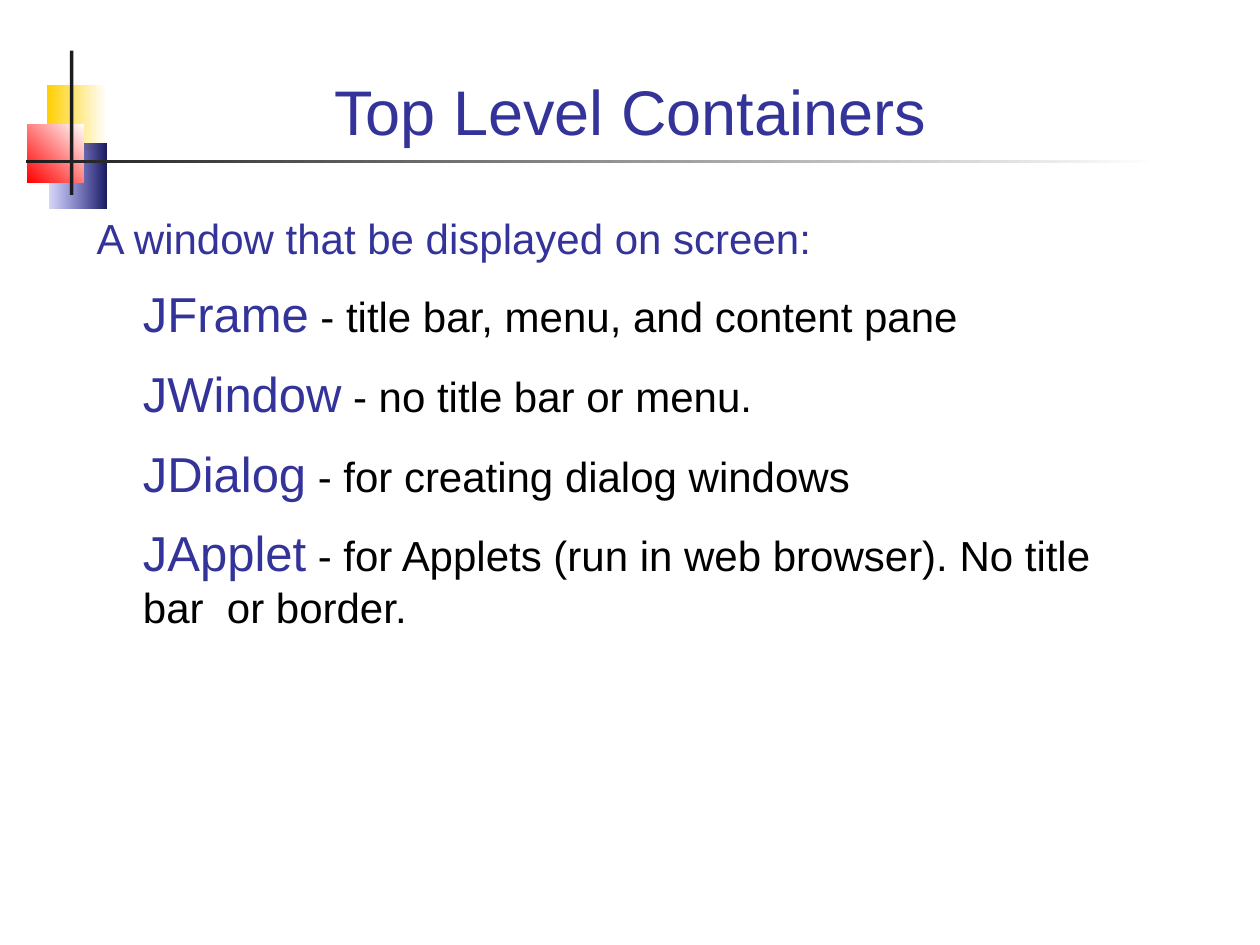
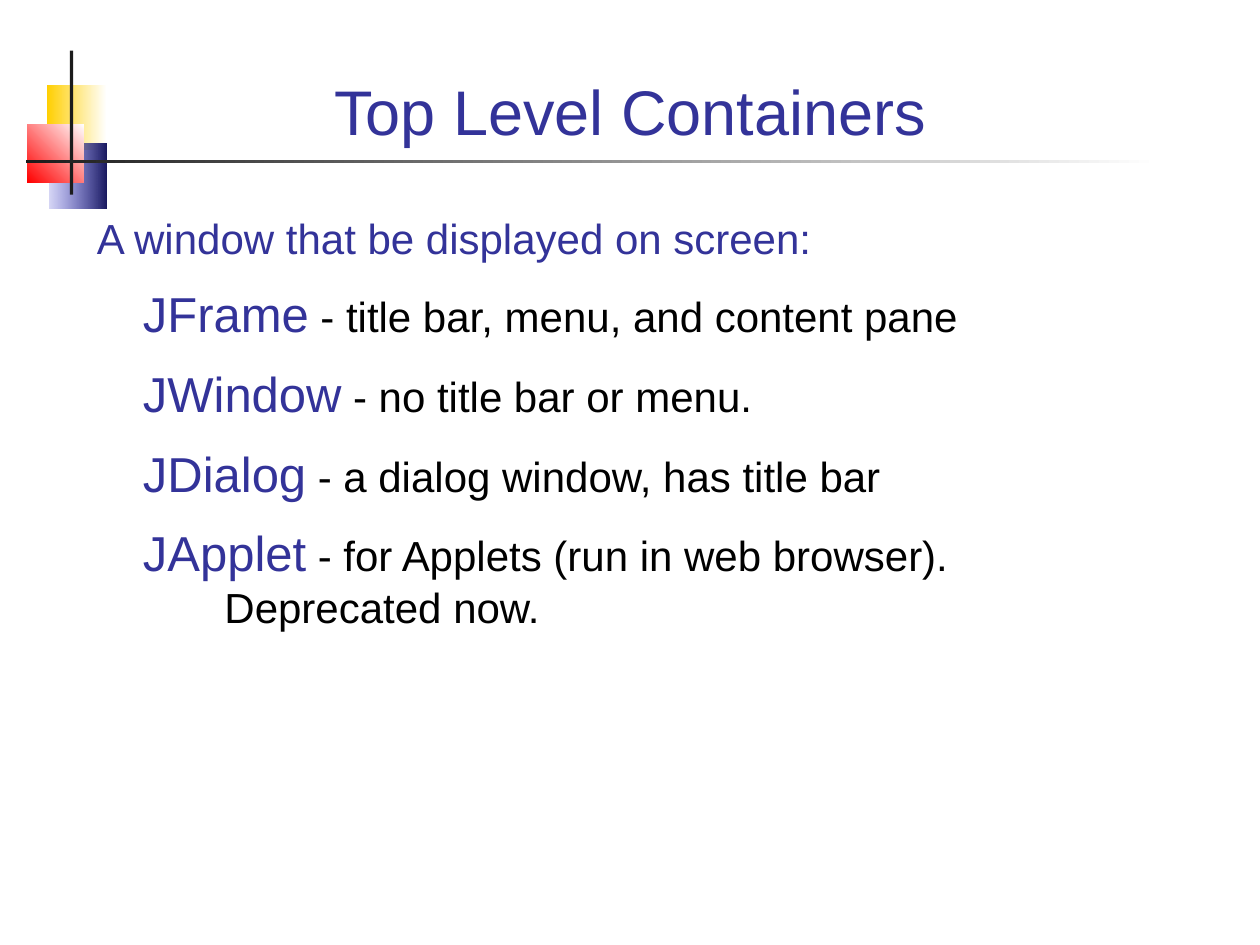
Before and after one commit to skeoop/skeoop.github.io, a slide deck: slide 15 of week6/Graphics-1.ppt. Drawn at 1260x945 pixels with LibreOffice and Linux fonts; fonts in the diff are those of the drawing. Boxes give left, top, right and bottom in pixels: in the first picture for what was removed or moved away, otherwise in the second. Text is boxed around its words. In the diff, an @@ line names an element or a change of style, - is before the commit and + after.

```diff
--- a/week6/Graphics-1.ppt
+++ b/week6/Graphics-1.ppt
@@ text at <box>143,456,948,632</box>: text changed @@
-JDialog - for creating dialog windows
-JApplet - for Applets (run in web browser). No title bar or border.
+JDialog - a dialog window, has title bar
+JApplet - for Applets (run in web browser).
+Deprecated now.
```
Also in this commit, not shown: 7 other slides changed, 7 other files.
